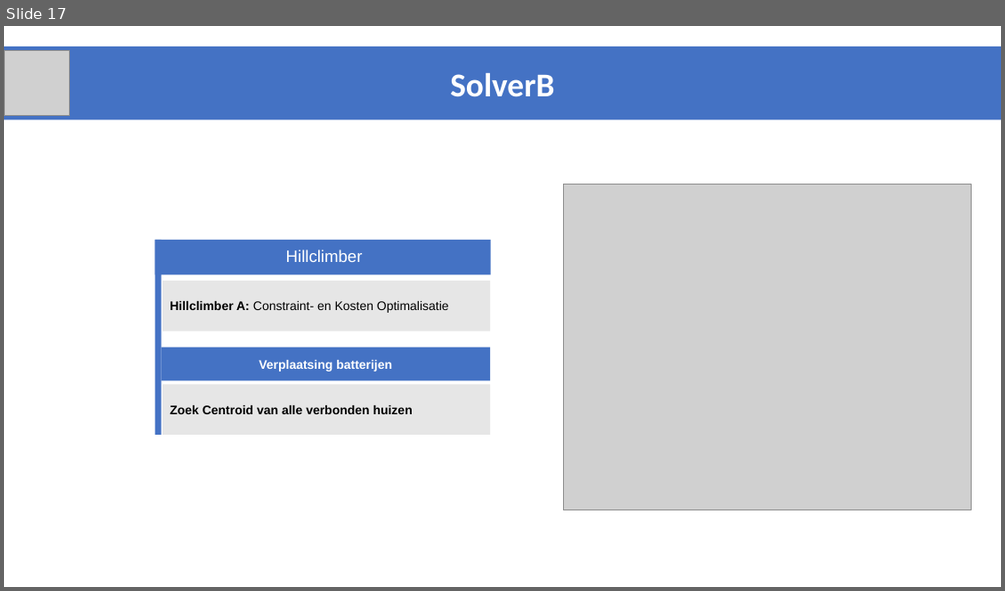
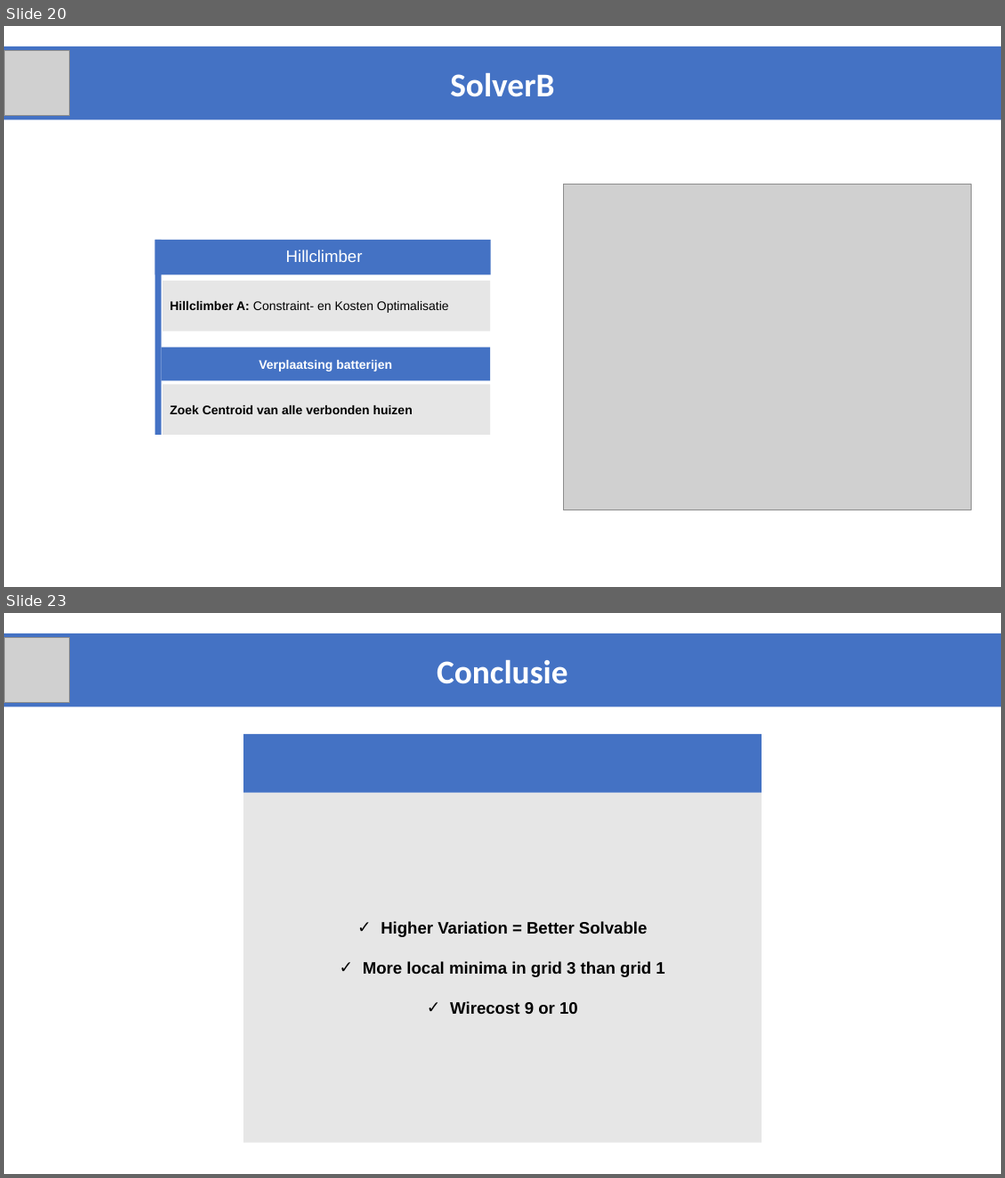
Before and after one commit to JappaB/Advanced-Heuristics, a slide deck: resultaten/Resultaten na goede Hillclimber/Smartgrids_2017_advancedHeuristics_VerdeniusBakker/Final Presentation.pptx. Shown one above the other, each under a label of ours: slide 17 before the commit, slides 20 and 23 after it; the slides between them are not shown. The pictures are 1005x591 and 1005x1178 pixels, drawn with LibreOffice and Linux fonts; fonts in the diff are those of the drawing; grey boxes stand for pictures. Boxes give left, top, right and bottom in pixels: in the first picture for what was removed or moved away, otherwise in the second. Text is boxed around its words. In the diff, an @@ line names an element or a change of style, - is before the commit and + after.

```diff
--- a/resultaten/Resultaten na goede Hillclimber/Smartgrids_2017_advancedHeuristics_VerdeniusBakker/Final Presentation.pptx
+++ b/resultaten/Resultaten na goede Hillclimber/Smartgrids_2017_advancedHeuristics_VerdeniusBakker/Final Presentation.pptx
@@ slide 23 added at (x1=4, y1=613, x2=1001, y2=1174), background #FFFFFF @@
@@ rectangle added at (x1=4, y1=633, x2=1001, y2=706), fill #4472C4, 32 pt, text #FFFFFF, bold @@
+Conclusie
@@ picture added at (x1=4, y1=638, x2=69, y2=703) @@
@@ rectangle added at (x1=243, y1=734, x2=761, y2=793), fill #4472C4 @@
@@ rectangle added at (x1=243, y1=793, x2=761, y2=1143), fill #E6E6E6, 16 pt, text #000000, bold @@
+✓ Higher Variation = Better Solvable
+✓ More local minima in grid 3 than grid 1
+✓ Wirecost 9 or 10
@@ what was slide 17 is now slide 20 @@
```
Also in this commit, not shown: 7 slides changed, 5 other slides added, 5 slides removed, 23 other files.
